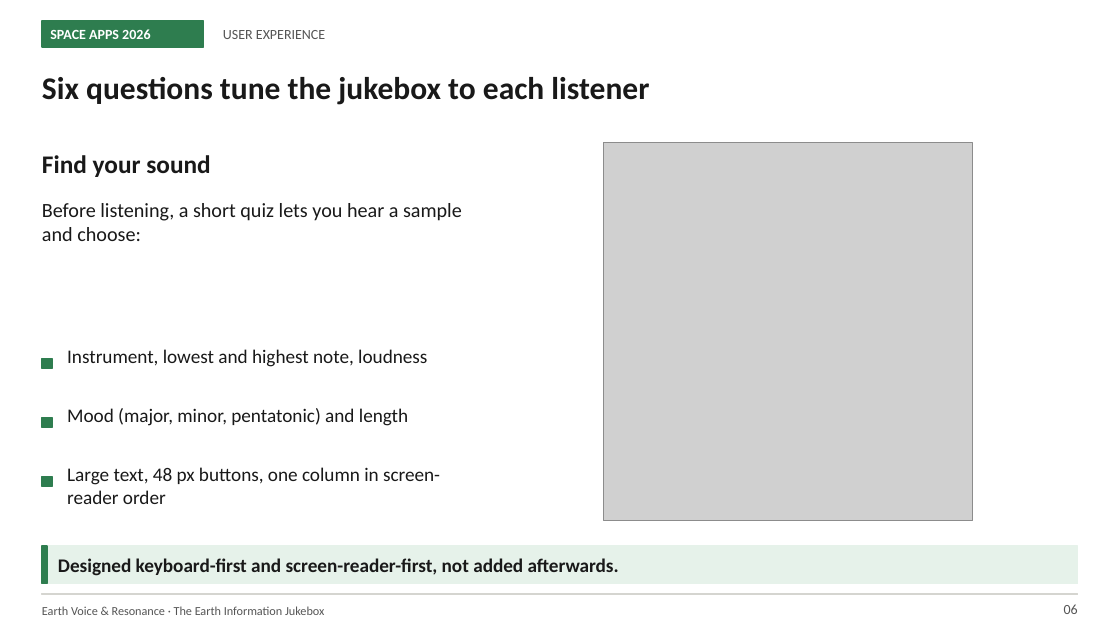
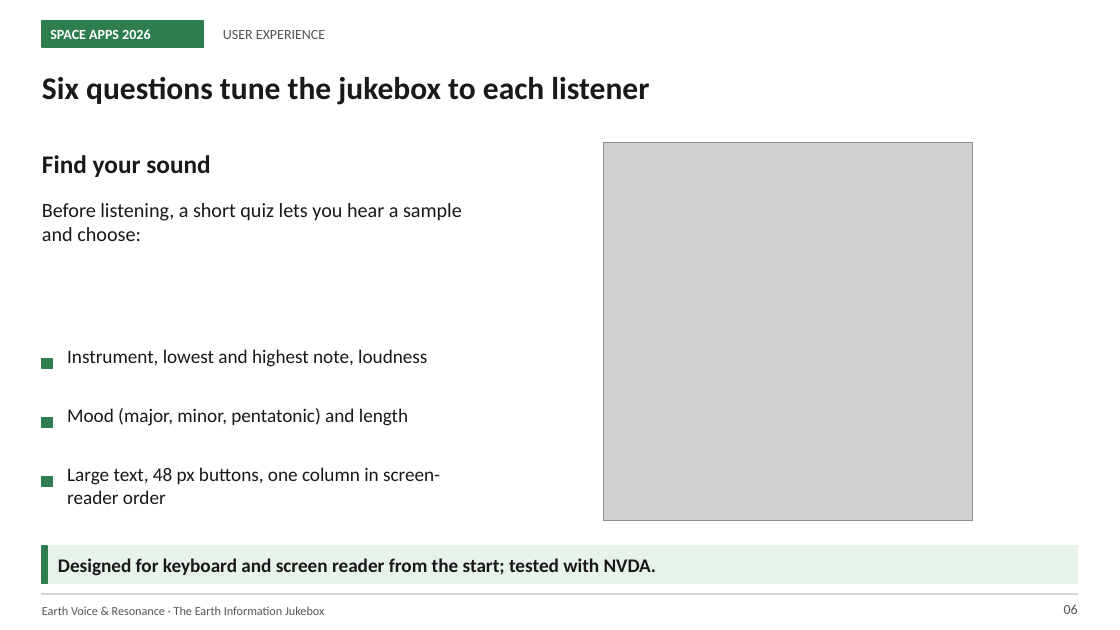
Before and after one commit to 22vania/nasa-challenge, a slide deck: slide 6 of demo/Earthtone-demo.pptx. Drawn at 1120x630 pixels with LibreOffice and Linux fonts; fonts in the diff are those of the drawing; grey boxes stand for pictures. Boxes give left, top, right and bottom in pixels: in the first picture for what was removed or moved away, otherwise in the second. Text is boxed around its words. In the diff, an @@ line names an element or a change of style, - is before the commit and + after.

```diff
--- a/demo/Earthtone-demo.pptx
+++ b/demo/Earthtone-demo.pptx
@@ text at box(58, 558, 657, 576): text changed @@
-Designed keyboard-first and screen-reader-first, not added afterwards.
+Designed for keyboard and screen reader from the start; tested with NVDA.
```
Also in this commit, not shown: 1 other slide changed, 1 other file.
